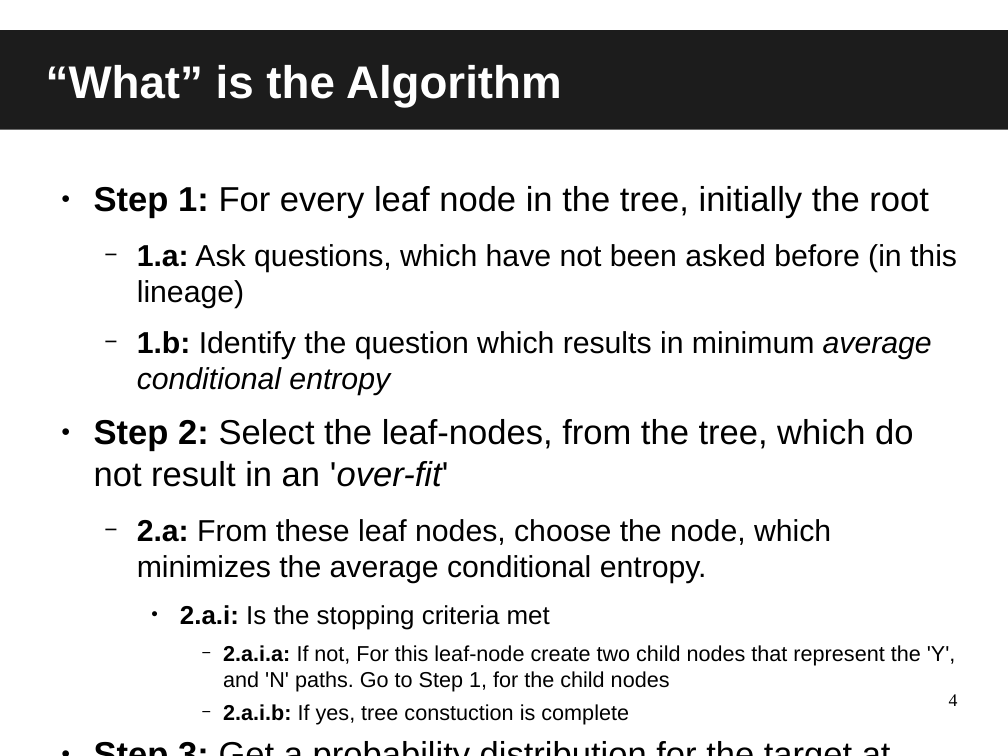
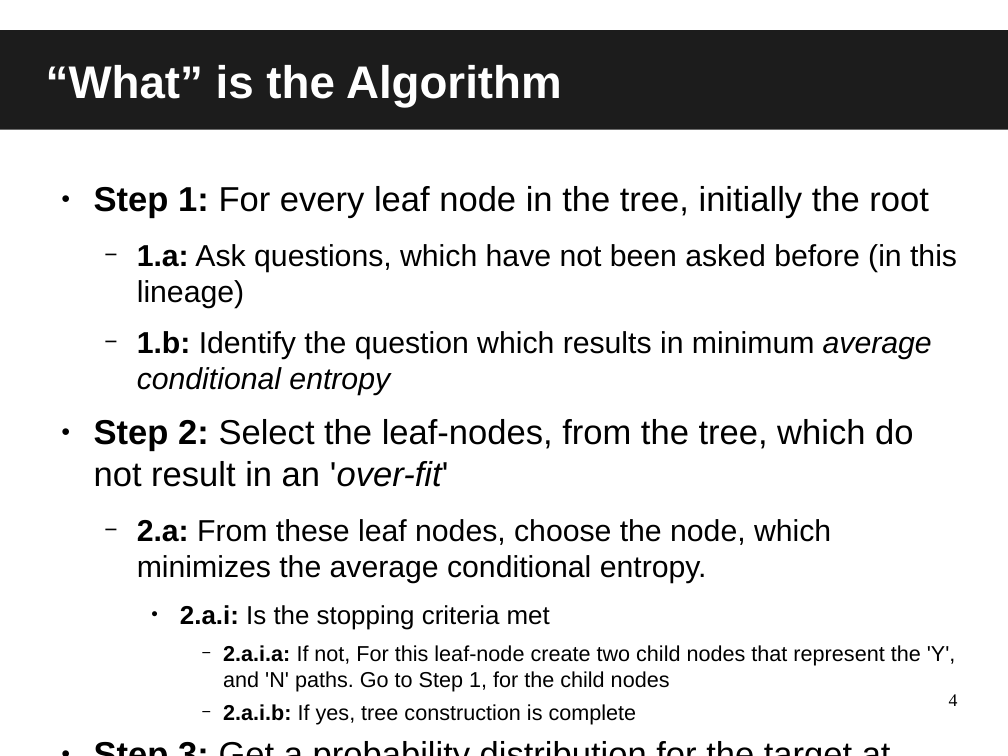
Before and after one commit to iisc-sa-open/trsl, a slide deck: slide 4 of presentations/trsl_project.odp. Drawn at 1008x756 pixels with LibreOffice and Linux fonts; fonts in the diff are those of the drawing. Boxes give left, top, right and bottom in pixels: in the first picture for what was removed or moved away, otherwise in the second. Text is boxed around its words. In the diff, an @@ line names an element or a change of style, - is before the commit and + after.

```diff
--- a/presentations/trsl_project.odp
+++ b/presentations/trsl_project.odp
@@ text at [223,704,637,725]: text changed @@
-      − 2.a.i.b: If yes, tree constuction is complete
+      − 2.a.i.b: If yes, tree construction is complete
```
Also in this commit, not shown: 3 other slides changed, 2 other files.
